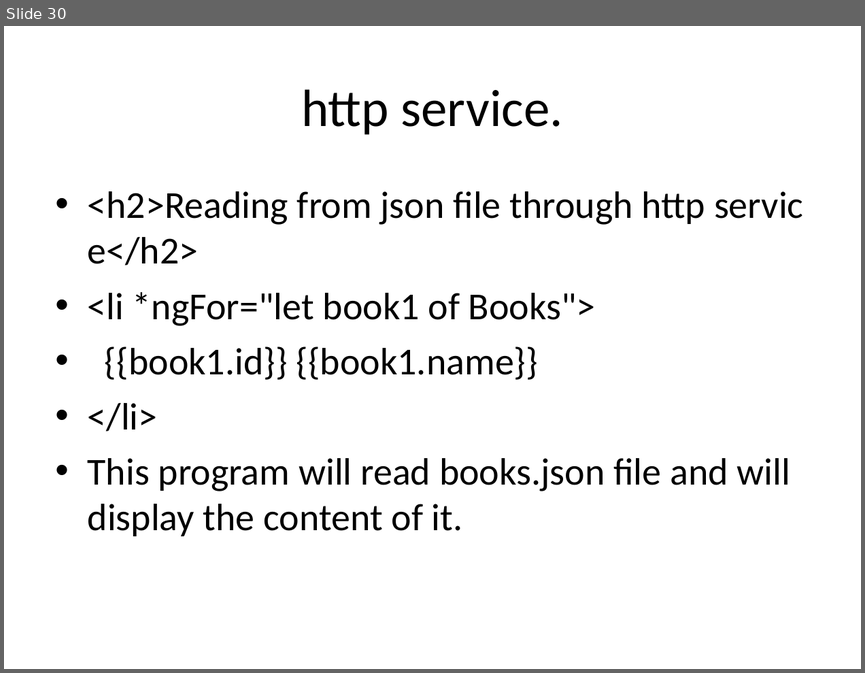
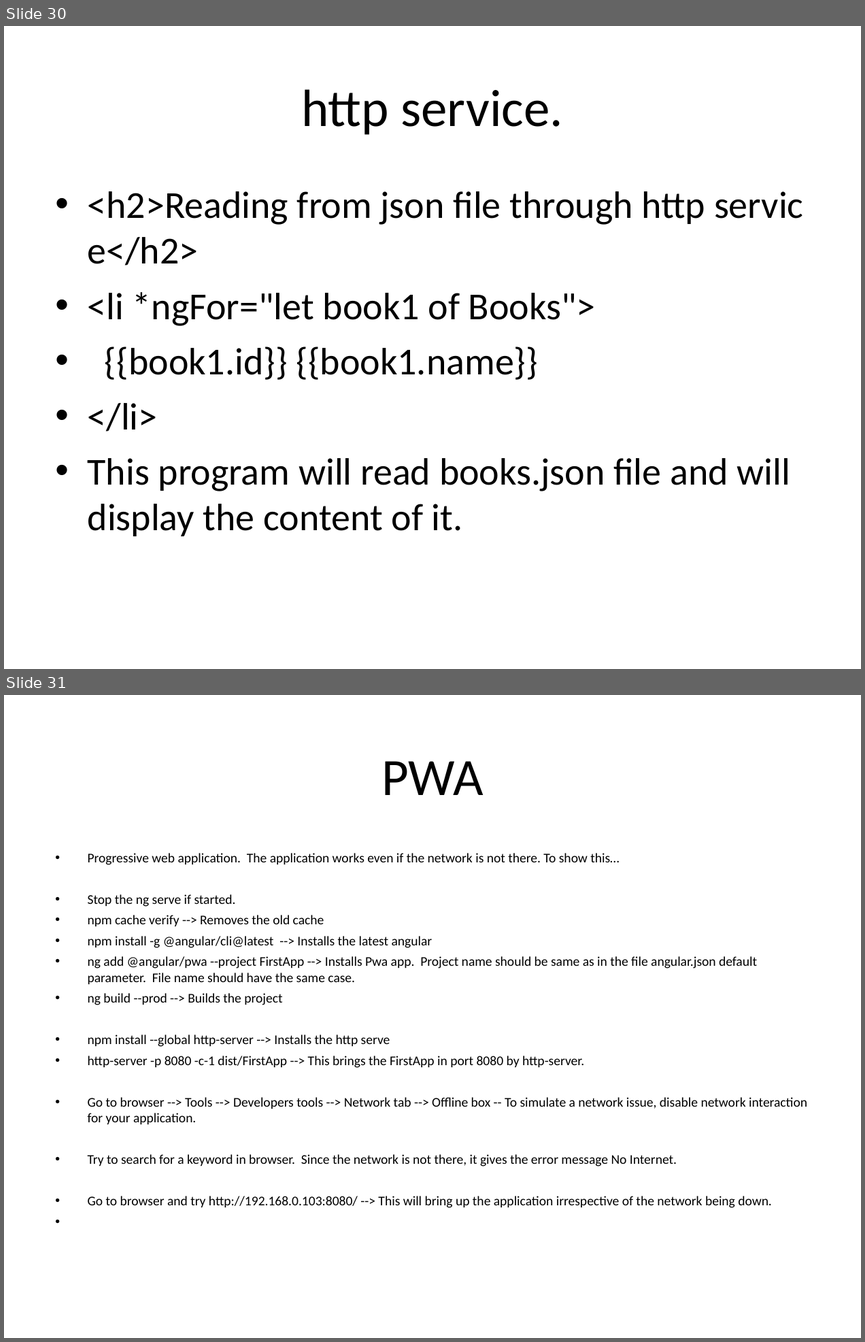
Before and after one commit to kcharankumar/DBS_Charan, a slide deck: Angular/Angular.ppt. Shown one above the other, each under a label of ours: slide 30 before the commit, slides 30 and 31 after it. The pictures are 865x673 and 865x1342 pixels, drawn with LibreOffice and Linux fonts; fonts in the diff are those of the drawing. Boxes give left, top, right and bottom in pixels: in the first picture for what was removed or moved away, otherwise in the second. Text is boxed around its words. In the diff, an @@ line names an element or a change of style, - is before the commit and + after.

```diff
--- a/Angular/Angular.ppt
+++ b/Angular/Angular.ppt
@@ slide 31 added at (4, 695, 861, 1338), background #FFFFFF @@
@@ title added at (381, 761, 483, 795), 44 pt, text #000000 @@
+PWA
@@ text added at (88, 853, 807, 1208), 11.2 pt, text #000000 @@
+• Progressive web application. The application works even if the network is not there. To show this…
+• Stop the ng serve if started.
+• npm cache verify --> Removes the old cache
+• npm install -g @angular/cli@latest --> Installs the latest angular
+• ng add @angular/pwa --project FirstApp --> Installs Pwa app. Project name should be same as in the file angular.json default parameter. File name should have the same case.
+• ng build --prod --> Builds the project
+• npm install --global http-server --> Installs the http serve
+• http-server -p 8080 -c-1 dist/FirstApp --> This brings the FirstApp in port 8080 by http-server.
+• Go to browser --> Tools --> Developers tools --> Network tab --> Offline box -- To simulate a network issue, disable network interaction for your application.
+• Try to search for a keyword in browser. Since the network is not there, it gives the error message No Internet.
+• Go to browser and try http://192.168.0.103:8080/ --> This will bring up the application irrespective of the network being down.
```
Also in this commit, not shown: 8 other slides added.
